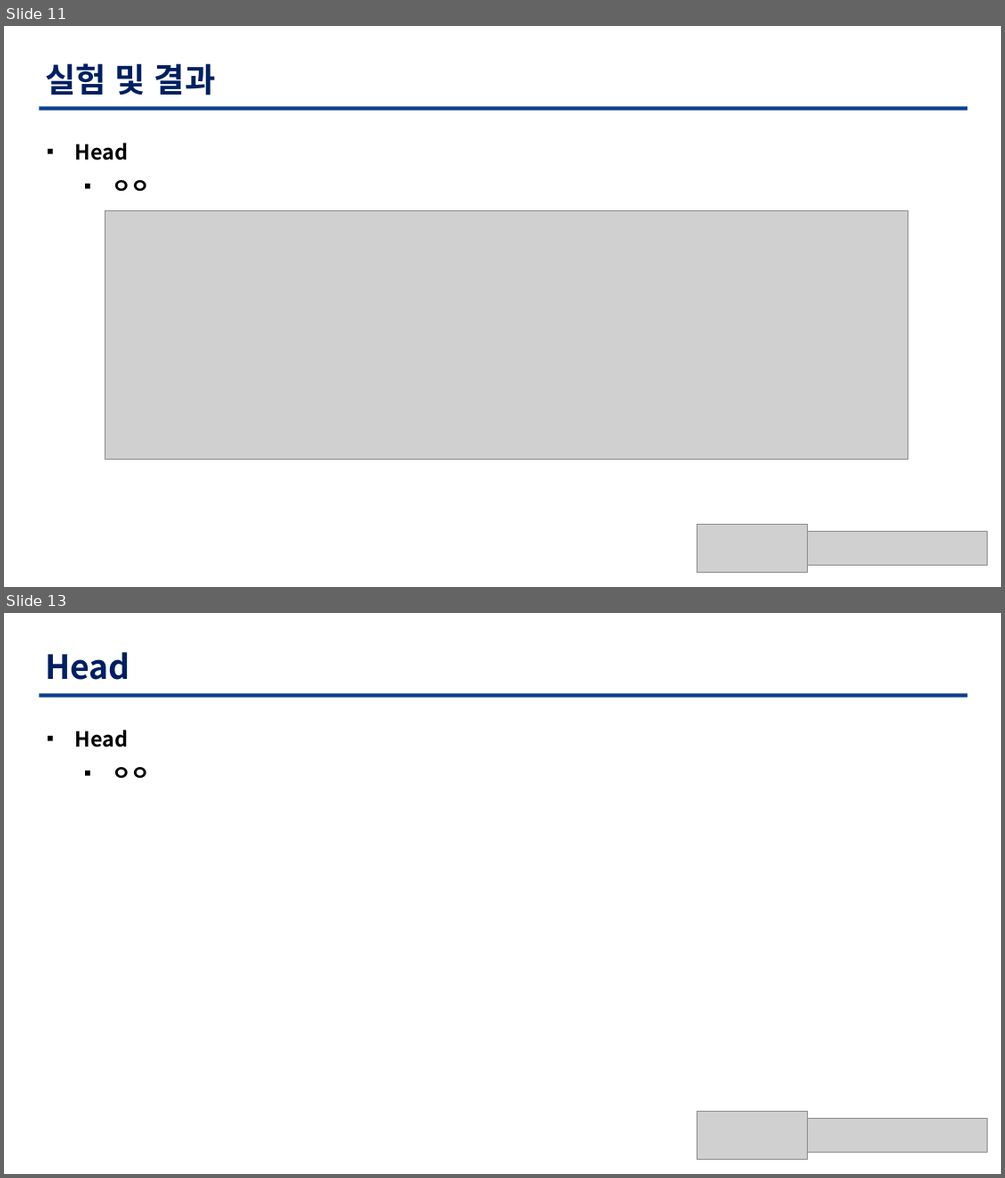
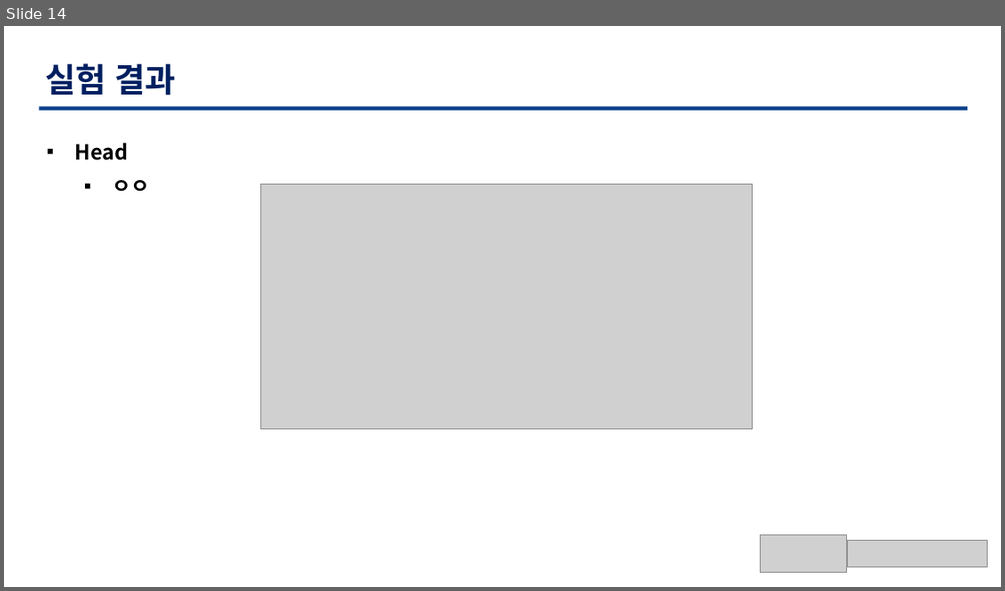
Before and after one commit to TaegyuHan/Solar_radiation_prediction_model, a slide deck: KICS_PT/[KICS] 모델 poster.pptx. Shown one above the other, each under a label of ours: slides 11 and 13 before the commit, slide 14 after it; the slides between them are not shown. The pictures are 1005x1178 and 1005x591 pixels, drawn with LibreOffice and Linux fonts; fonts in the diff are those of the drawing; grey boxes stand for pictures. Boxes give left, top, right and bottom in pixels: in the first picture for what was removed or moved away, otherwise in the second. Text is boxed around its words. In the diff, an @@ line names an element or a change of style, - is before the commit and + after.

```diff
--- a/KICS_PT/[KICS] 모델 poster.pptx
+++ b/KICS_PT/[KICS] 모델 poster.pptx
@@ slide 13 removed at (4, 613, 1001, 1174), background #FFFFFF @@
@@ text removed at (45, 652, 129, 680) @@
-Head
@@ freeform shape removed at (39, 694, 968, 698) @@
@@ text removed at (74, 730, 150, 779) @@
-▪ Head
-  ▪ ㅇㅇ
@@ picture removed at (697, 1111, 808, 1159) @@
@@ picture removed at (808, 1118, 988, 1152) @@
@@ what was slide 11 is now slide 14 @@
@@ slide 14 changed as well @@
@@ text at (45, 63, 176, 95): text changed @@
-실험 및 결과
+실험 결과
@@ picture: place and size @@
-picture at (105, 211, 909, 459)
+picture at (261, 184, 752, 429)
@@ picture: place and size @@
-picture at (697, 524, 808, 572)
+picture at (760, 534, 848, 572)
@@ picture: place and size @@
-picture at (808, 531, 988, 565)
+picture at (847, 540, 987, 566)
```
Also in this commit, not shown: 11 other slides changed, 3 slides added, 1 other slide removed.
